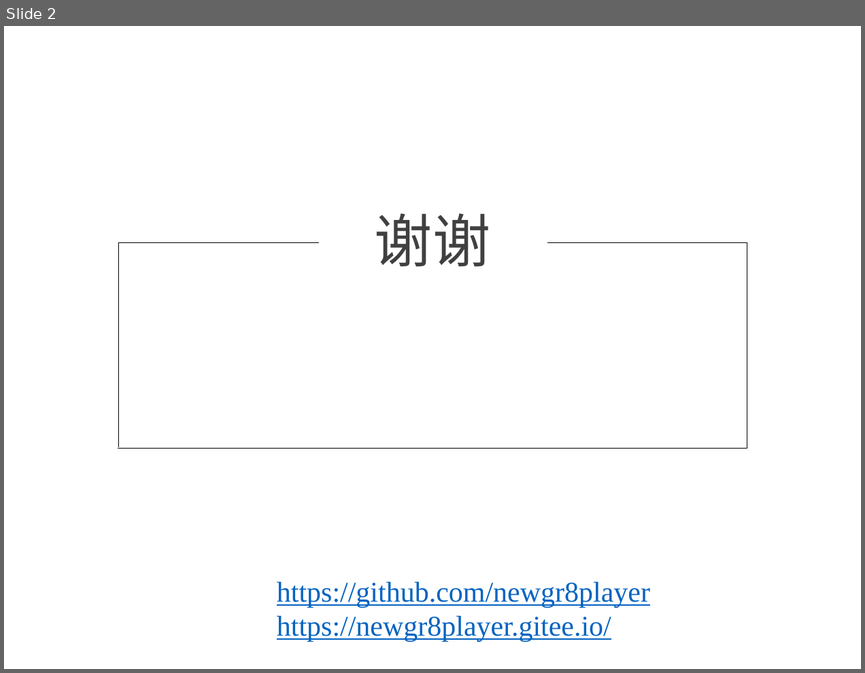
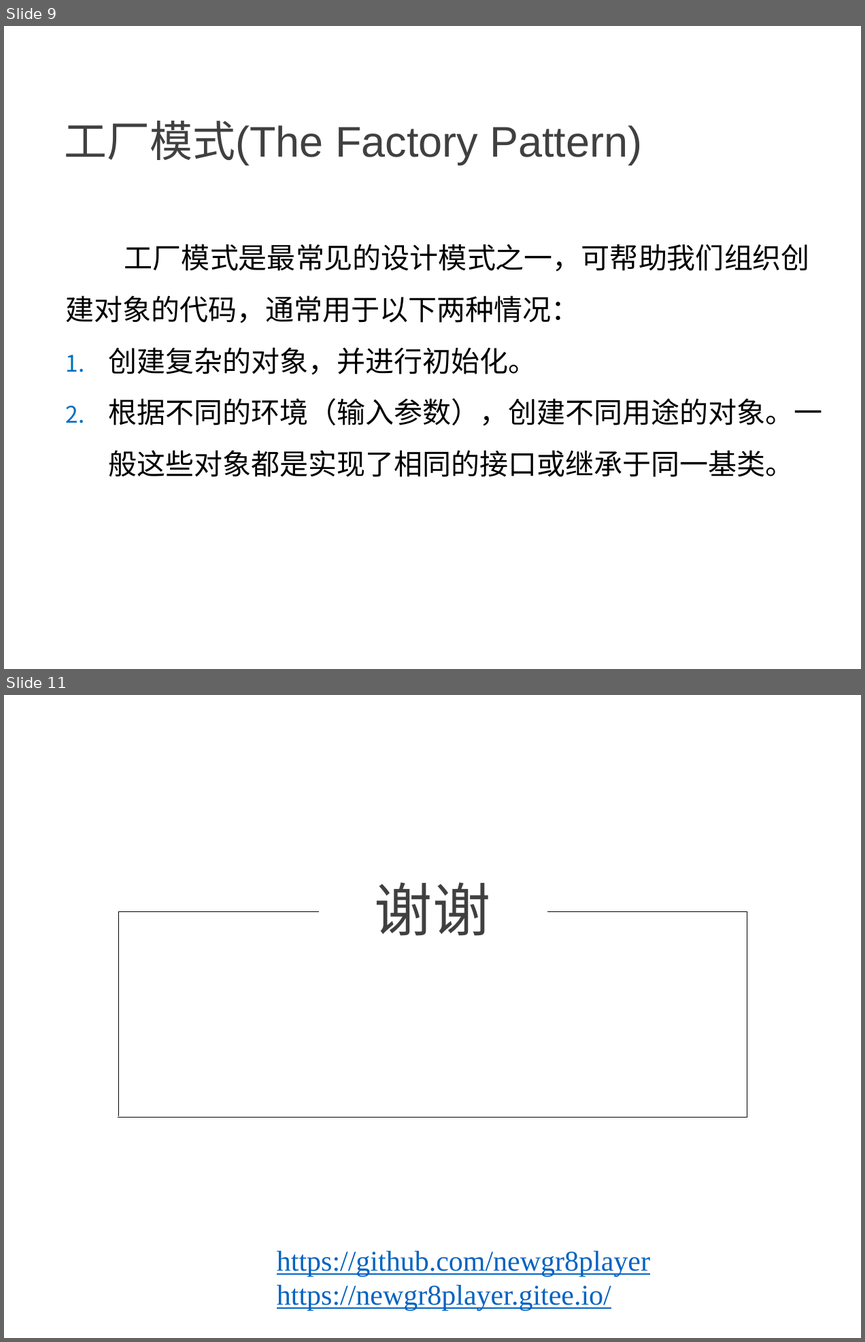
Before and after one commit to NewGr8Player/My-PPT, a slide deck: Design pattern/23种设计模式详解.pptx. Shown one above the other, each under a label of ours: slide 2 before the commit, slides 9 and 11 after it; the slides between them are not shown. The pictures are 865x673 and 865x1342 pixels, drawn with LibreOffice and Linux fonts; fonts in the diff are those of the drawing. Boxes give left, top, right and bottom in pixels: in the first picture for what was removed or moved away, otherwise in the second. Text is boxed around its words. In the diff, an @@ line names an element or a change of style, - is before the commit and + after.

```diff
--- a/Design pattern/23种设计模式详解.pptx
+++ b/Design pattern/23种设计模式详解.pptx
@@ slide 9 added at (4,26,861,669), background #FFFFFF @@
@@ text added at (64,121,642,165), 36 pt, text #404040 @@
+工厂模式(The Factory Pattern)
@@ text added at (65,244,822,477), 24 pt, text #000000 @@
+工厂模式是最常见的设计模式之一，可帮助我们组织创建对象的代码，通常用于以下两种情况：
+  1. 创建复杂的对象，并进行初始化。
+  2. 根据不同的环境（输入参数），创建不同用途的对象。一般这些对象都是实现了相同的接口或继承于同一基类。
@@ what was slide 2 is now slide 11 @@
```
Also in this commit, not shown: 1 slide changed, 8 other slides added, 1 other file.
